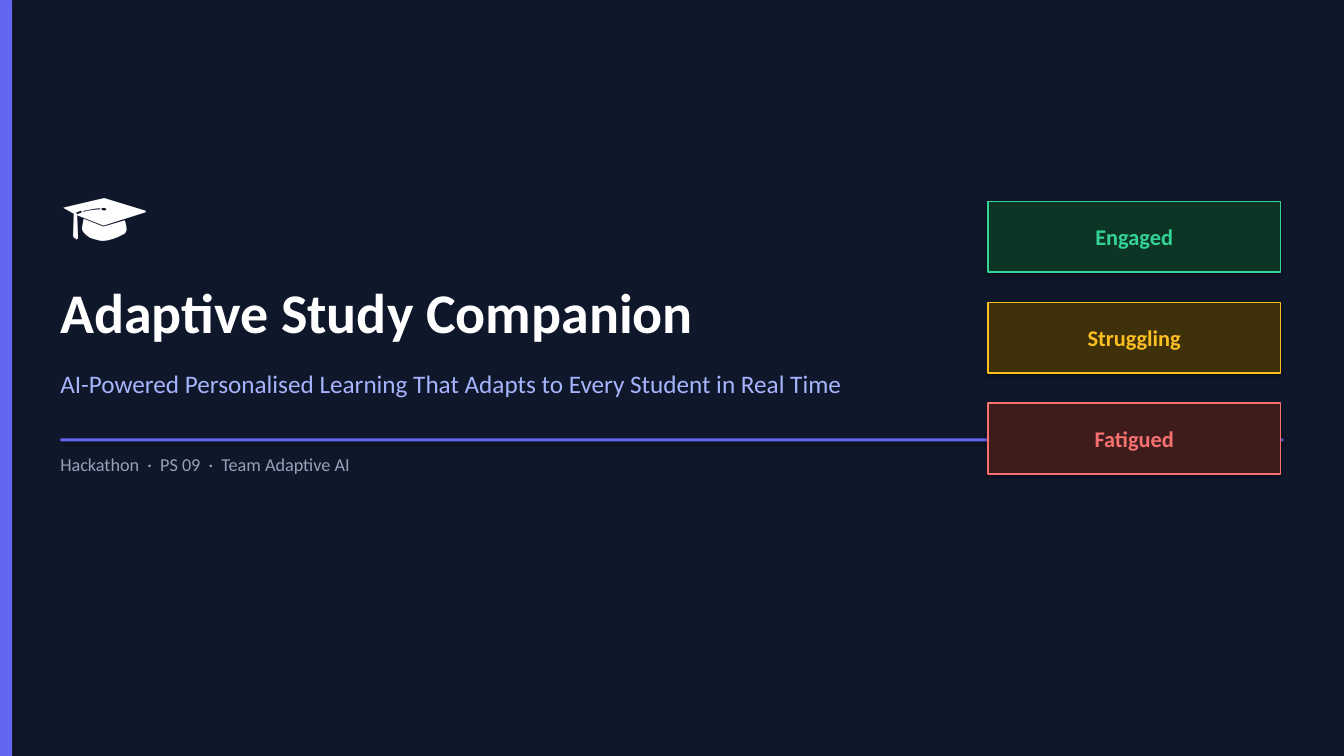
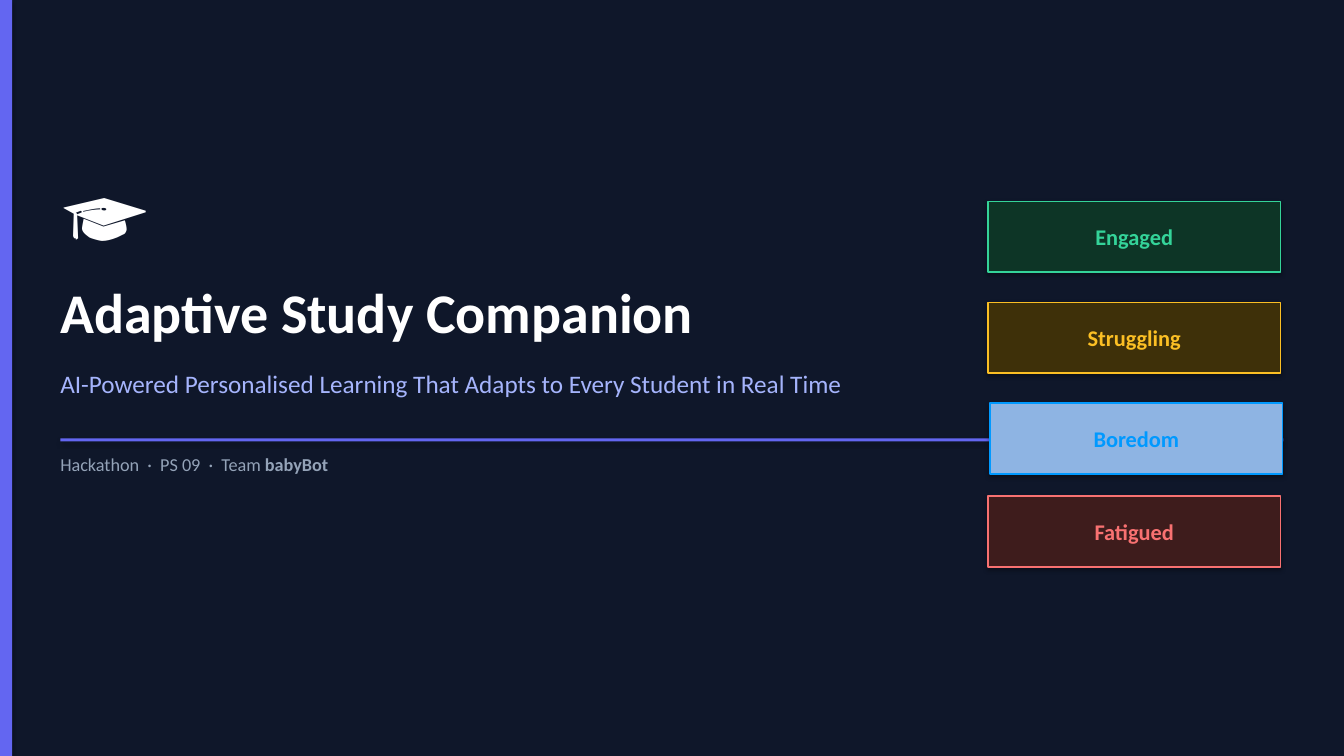
Before and after one commit to paari24/adaptive-study-companion, a slide deck: slide 1 of Adaptive_Study_Companion.pptx. Drawn at 1344x756 pixels with LibreOffice and Linux fonts; fonts in the diff are those of the drawing. Boxes give left, top, right and bottom in pixels: in the first picture for what was removed or moved away, otherwise in the second. Text is boxed around its words. In the diff, an @@ line names an element or a change of style, - is before the commit and + after.

```diff
--- a/Adaptive_Study_Companion.pptx
+++ b/Adaptive_Study_Companion.pptx
@@ rectangle added at <box>990,403,1282,474</box>, fill #8EB4E3, outline #0099FF 1.2 pt, 16 pt, text #0099FF, bold @@
+Boredom
@@ text at <box>60,458,328,474</box>: text changed @@
-Hackathon · PS 09 · Team Adaptive AI
+Hackathon · PS 09 · Team babyBot
@@ rectangle "Fatigued": place and size @@
-rectangle "Fatigued" at <box>988,403,1280,474</box>
+rectangle "Fatigued" at <box>988,496,1280,567</box>
```
Also in this commit, not shown: 3 other files.
